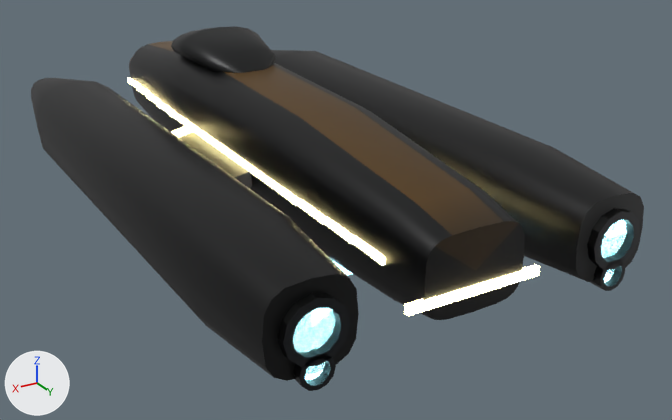
Before and after pictures for a commit that changed the glTF model public/assets/kits/shaddai_ship_bruiser_v01.glb.
Before and after are seen from a 50 mm camera at (3.14, 6.48, 3.37) aimed at (-0.36, 0.65, 0.46). The axes (+X, +Y, +Z) are drawn at lower left. The lights are the same throughout. The picture after the commit comes second. Where no turn or scale is listed for an object, it has been applied to the vertices.

The first picture shows 'shaddai_ship_bruiser', 'shaddai_ship_bruiser_thrusters'.
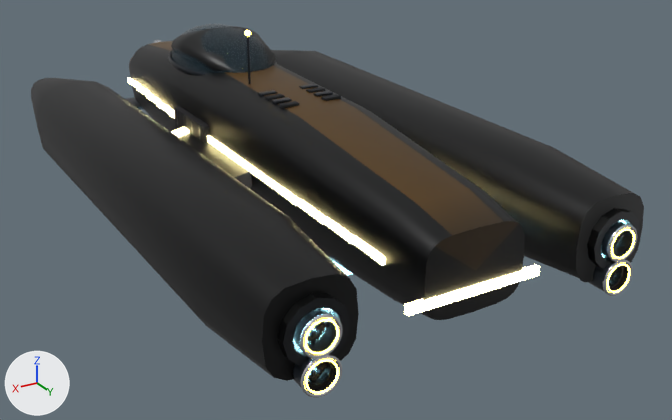
Location of each change, [x1, y1, x2, y2] in pixels of the pictures (672 x 420 px):
'shaddai_ship_bruiser_detail', added
    after: [126, 24, 637, 398]
    faces in mat_shipd_glass (dark blue #273f4b): [171, 24, 275, 73]
    faces in mat_shipd_dark (black #16181d): [174, 87, 633, 392]
    faces in mat_shipd_chrome (white #e7eaed): [154, 40, 637, 398]
    faces in mat_shipd_gunmetal (dark grey #35383f): [168, 36, 623, 382]
    faces in mat_shipd_body_bruiser (dark grey #2b3138): [126, 97, 632, 394]

What the commit changed:
Material 'shipd_body_bruiser' (mat_shipd_body_bruiser) is new.
Its base color is (0.0242, 0.0307, 0.0395) (dark grey #2b3138).
Its metallic is 0.55.
Its roughness is 0.35.
Material 'shipd_core' (mat_shipd_core) is new.
Its base color is (0.35, 0.95, 1.0) (cyan #a0f9ff).
Its roughness is 0.2.
Its emission color is (0.35, 0.95, 1.0) (cyan #a0f9ff).
Its emission strength is 14.0.
Material 'shipd_glow_bruiser' (mat_shipd_glow_bruiser) is new.
Its base color is (0.807, 0.552, 0.107) (yellow #e8c45c).
Its roughness is 0.3.
Its emission color is (1.0, 0.684, 0.133) (yellow #ffd866).
Its emission strength is 7.263.
Material 'shipd_dark' (mat_shipd_dark) is new.
Its base color is (0.008, 0.009, 0.012) (black #16181d).
Its metallic is 0.3.
Its roughness is 0.7.
Material 'shipd_chrome' (mat_shipd_chrome) is new.
Its base color is (0.8, 0.82, 0.85) (white #e7eaed).
Its metallic is 1.0.
Its roughness is 0.12.
Material 'shipd_glass' (mat_shipd_glass) is new.
Its base color is (0.02, 0.05, 0.07) (dark blue #273f4b).
Its metallic is 0.1.
Its roughness is 0.03.
Its alpha is 0.42.
Material 'shipd_gunmetal' (mat_shipd_gunmetal) is new.
Its base color is (0.035, 0.04, 0.05) (dark grey #35383f).
Its metallic is 0.9.
Its roughness is 0.32.
Mesh me_shaddai_ship_bruiser_detail is new.
It has 12531 vertices, 24172 faces and spans x -1.21..1.21, y -2.37..2.91, z 0.53..1.88.
Faces by material slot: [12644, 904, 3952, 1736, 480, 428, 4028].
It uses material mat_shipd_gunmetal (dark grey #35383f).
It uses material mat_shipd_dark (black #16181d).
It uses material mat_shipd_glow_bruiser (yellow #e8c45c, glowing yellow #ffd866).
It uses material mat_shipd_core (cyan #a0f9ff, glowing cyan #a0f9ff).
It uses material mat_shipd_glass (dark blue #273f4b).
It uses material mat_shipd_body_bruiser (dark grey #2b3138).
It uses material mat_shipd_chrome (white #e7eaed).
Object 'shaddai_ship_bruiser_detail' (ob_shaddai_ship_bruiser_detail) is new; it shows me_shaddai_ship_bruiser_detail.
Its location is (0.0, 0.0, 0.0).
